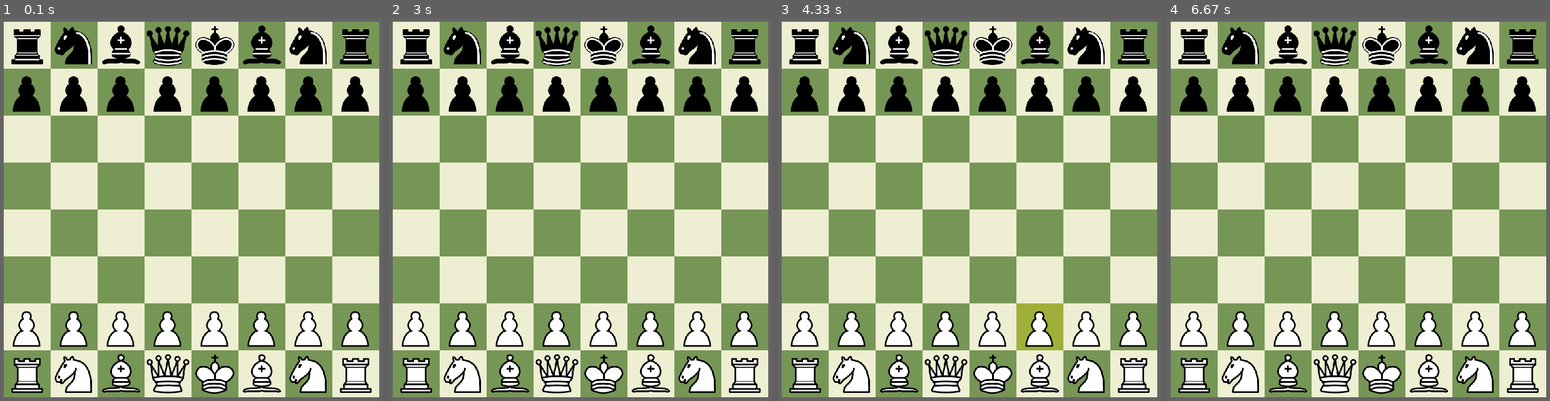
Above: before the commit, frames 1-4 (left to right).
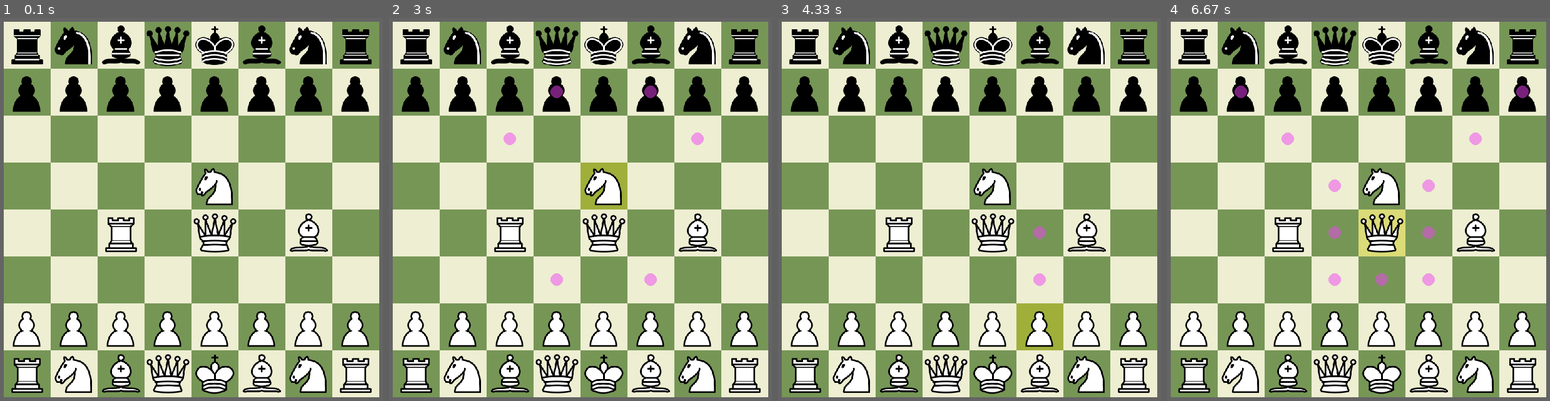
Above: after the commit, the same moments.

Repository: Cian-R/PyProjects
Game: pygame game, started from ChessGame/ChessObj.py
Two runs of this game, one before a commit and one after it. Both use one fixed random seed, a clock stepped at 60 frames per second and the inputs below.
Inputs (mouse positions are in pixels of both pictures, inside the frame that each line leads up to):
- Up to frame 1 (0.1 s): no input
- Up to frame 2 (3 s): press the mouse at (488, 213) at 0.37 s; move the mouse to (553, 255) at 0.47 s; release the mouse at (618, 297) at 0.6 s; click (722, 347) at 0.72 s; click (480, 67) at 1.08 s; click (580, 255) at 1.55 s; click (519, 83) at 1.88 s; click (703, 201) at 2.22 s; click (461, 79) at 2.55 s; click (595, 194) at 2.92 s
- Up to frame 3 (4.33 s): click (1072, 251) at 3.22 s; click (1049, 159) at 3.55 s; click (992, 316) at 3.88 s; click (1038, 339) at 4.22 s
- Up to frame 4 (6.67 s): click (1281, 270) at 4.55 s; click (1373, 312) at 4.88 s; click (1262, 171) at 5.22 s; click (1251, 71) at 5.55 s; click (1304, 355) at 5.88 s; click (1316, 263) at 6.22 s; click (1381, 240) at 6.55 s

The runs differ from the first frame. In frame 1, 2.4% of the frame differs, in the area x 27-86%, y 39-62%; in frame 2, 3.7%; in frame 3, 2.5%; in frame 4, 4.1%, in the area x 17-95%, y 17-70%.

Commit message:
Added func for piece movement potential.

Diff:
--- a/ChessGame/ChessObj.py
+++ b/ChessGame/ChessObj.py
@@ -1,6 +1,6 @@
 import pygame
 from chess_classes import Spritesheet, Square, Piece
-from chess_data import bg_colour
+from chess_data import bg_colour, directions, knight_directions
 
 
 def fill_board(board_list):
@@ -29,7 +29,83 @@
     board_list[6][7].set_piece(Piece('wknig', spritesheet.parse_sprite('wknig')))
     board_list[7][7].set_piece(Piece('wrook', spritesheet.parse_sprite('wrook')))
 
+    board_list[2][4].set_piece(Piece('wrook', spritesheet.parse_sprite('wrook')))
+    board_list[4][4].set_piece(Piece('wquee', spritesheet.parse_sprite('wquee')))
+    board_list[4][3].set_piece(Piece('wknig', spritesheet.parse_sprite('wknig')))
+    board_list[6][4].set_piece(Piece('wbish', spritesheet.parse_sprite('wbish')))
+
     return board_list
+
+
+def collision_check(board_list, x, y):
+    pass
+
+
+def rec_add_squares(board_state, x, y, direction, colour, collected):
+    print("Recursion Start:", x, y, direction, colour, collected)
+    xmod, ymod = directions[direction]
+    print(xmod, ymod)
+    x += xmod
+    y += ymod
+    print(x, y)
+    if (x < 0) or (x > 7) or (y < 0) or (y > 7):
+        print("EDGEEEEE")
+        return collected
+    elif board_state[x][y].piece:
+        print("Piece")
+        if board_state[x][y].piece.get_name()[0] != colour:
+            print("enemy!")
+            collected.append(board_state[x][y])
+        return collected
+    else:
+        print("Recursion End:", x, y, direction)
+        collected.append(board_state[x][y])
+        collected = rec_add_squares(board_state, x, y, direction, colour, collected)
+        return collected
+
+
+def get_moves(game_board, origin, piece_type):
+    print("==================Getting moves...", piece_type)
+    x, y = origin
+    response = []
+    if piece_type == 'wpawn':
+        print("wpawn")
+        if y == 6:
+            response.append(game_board[x][y-2])
+        response.append(game_board[x][y-1])
+    elif piece_type[1:] == "bish":
+        print("bish")
+        response += rec_add_squares(game_board, x, y, "upleft", piece_type[0], [])
+        response += rec_add_squares(game_board, x, y, "upright", piece_type[0], [])
+        response += rec_add_squares(game_board, x, y, "downleft", piece_type[0], [])
+        response += rec_add_squares(game_board, x, y, "downright", piece_type[0], [])
+    elif piece_type[1:] == "rook":
+        print("rook")
+        response += rec_add_squares(game_board, x, y, "up", piece_type[0], [])
+        response += rec_add_squares(game_board, x, y, "down", piece_type[0], [])
+        response += rec_add_squares(game_board, x, y, "left", piece_type[0], [])
+        response += rec_add_squares(game_board, x, y, "right", piece_type[0], [])
+    elif piece_type[1:] == "quee":
+        print("quee")
+        for key in directions:
+            response += rec_add_squares(game_board, x, y, key, piece_type[0], [])
+    elif piece_type[1:] == "knig":
+        print("knig")
+        for key in knight_directions:
+            xmod, ymod = knight_directions[key]
+            tempx = x + xmod
+            tempy = y + ymod
+            if (tempx < 0) or (tempx > 7) or (tempy < 0) or (tempy > 7):
+                pass
+            elif game_board[tempx][tempy].piece:
+                print("Piece")
+                if game_board[tempx][tempy].piece.get_name()[0] != piece_type[0]:
+                    print("enemy!")
+                    response.append(game_board[tempx][tempy])
+            else:
+                response.append(game_board[tempx][tempy])
+    for e in response: print(e)
+    return response
 
 
 pygame.init()
@@ -54,6 +130,7 @@
 
 # /////////////////////////////////////////////////////// Main ///////////////////////////////////////////////////////
 selected_square = None
+potential_squares = []
 dragging_piece = None
 mousedown = False
 while True:
@@ -63,36 +140,47 @@
 
     # =========================================================
     mouse = pygame.mouse.get_pos()
-    if (10 < mouse[0] < 610) and (10 < mouse[1] < 610):  # If mouse within the board boundary...
-        click = pygame.mouse.get_pressed()
+    if (10 < mouse[0] < 610) and (10 < mouse[1] < 610):  # If mouse on the board...
+        click = pygame.mouse.get_pressed(3)[0]  # Get state of Mouse1
         target_square = board[int((mouse[0] - 10) / 75)][int((mouse[1] - 10) / 75)]
 
-        if not click[0]:  # If mouse1 is up
+        if not click:  # If mouse1 is up
             if mousedown and selected_square:  # If unclicking...
                 selected_square.set_piece(dragging_piece)
                 dragging_piece = None
             mousedown = False
 
-        if click[0] and (not mousedown):  # If mouse1 is clicked down
+        if click and (not mousedown):  # If mouse1 is clicked down
             mousedown = True
             if target_square.piece:
-                if selected_square: selected_square.highlighted = False
+                if selected_square: selected_square.set_highlight(False)
                 selected_square = target_square
-                selected_square.highlighted = True
+                selected_square.set_highlight(True)
                 dragging_piece = selected_square.piece
+                potential_squares = get_moves(board, selected_square.get_coords(),
+                                              selected_square.piece.get_name())
                 selected_square.set_piece(None)
             else:
-                if selected_square: selected_square.highlighted = False
+                if selected_square: selected_square.set_highlight(False)
                 selected_square = None
+                potential_squares = []
+
+            print(potential_squares)
+
+    # =========================================================
+
 
     # ==================== GRAPHICS DRAWING ====================
     win.fill(bg_colour)
     for row in board:
-        for square in row:
-            square.draw(win)
+        for squareObj in row:
+            squareObj.set_marked(False)
+            if squareObj in potential_squares:
+                squareObj.set_marked(True)
+            squareObj.draw(win)
     if dragging_piece:
         dragging_piece.draw(win, mouse[0]-35, mouse[1]-37)
     # =========================================================
 
     pygame.display.update()
-    clock.tick(30)
+    clock.tick(60)
--- a/ChessGame/chess_classes.py
+++ b/ChessGame/chess_classes.py
@@ -1,8 +1,6 @@
 import pygame
 import json
-
-whiteSq = (238, 238, 210)
-blackSq = (118, 150, 86)
+from chess_data import blackSq, whiteSq
 
 
 class Square:
@@ -15,10 +13,11 @@
         self.coords = coords
         self.truepos = [10 + (coords[0] * 75), 10 + (coords[1] * 75)]
         self.highlighted = False
+        self.marked = False
 
     def __str__(self):
         if self.piece:
-            return f"<<Square - {self.piece.name}>> {str(self.piece)} {str(self.coords)}"
+            return f"<<Square - {self.piece.get_name}>> {str(self.piece)} {str(self.coords)}"
         else:
             return f"<<Square>> {str(self.piece)} {str(self.coords)}"
 
@@ -36,8 +35,24 @@
         if self.piece:
             self.piece.draw(surf, self.truepos[0], self.truepos[1])
 
+        if self.marked:
+            marker = pygame.Surface((75, 75), pygame.SRCALPHA, 32)
+            marker.set_alpha(128)
+            pygame.draw.circle(marker, (239, 66, 245), (37, 37), 10)
+            surf.blit(marker, (self.truepos[0], self.truepos[1]))
+
+
+    def set_highlight(self, bool_value):
+        self.highlighted = bool_value
+
+    def set_marked(self, bool_value):
+        self.marked = bool_value
+
     def set_piece(self, piece_object):
         self.piece = piece_object
+
+    def get_coords(self):
+        return self.coords
 
 
 class Piece:
@@ -48,6 +63,9 @@
 
     def draw(self, surf, x, y):
         surf.blit(self.image, (x, y))
+
+    def get_name(self):
+        return self.name
 
 
 class Spritesheet:
@@ -67,6 +85,6 @@
         return image
 
     def get_sprite(self, x, y, w, h):
-        sprite = pygame.Surface((w, h), pygame.SRCALPHA, 32)  # Honestly not sure why this works, but it does.
+        sprite = pygame.Surface((w, h), pygame.SRCALPHA, 32)
         sprite.blit(self.sprite_sheet, (0, 0), (x, y, w, h))
         return sprite
--- a/ChessGame/chess_data.py
+++ b/ChessGame/chess_data.py
@@ -2,10 +2,36 @@
 
 # pygame.init()
 pygame.font.init()
-fonts = {
+fonts = {  # Potential future use in a UI
     "titlefont": pygame.font.SysFont('lucidaconsole', 70),
     "selecfont": pygame.font.SysFont('lucidaconsole', 20),
     "bfont": pygame.font.SysFont('lucidaconsole', 40)
 }
 
+directions = {
+    "up": [0, -1],
+    "down": [0, 1],
+    "left": [-1, 0],
+    "right": [1, 0],
+    "upleft": [-1, -1],
+    "upright": [1, -1],
+    "downleft": [-1, 1],
+    "downright": [1, 1],
+}
+knight_directions = {
+    "ul": [-2, -1],
+    "ur": [-2, 1],
+    "dl": [2, -1],
+    "dr": [2, 1],
+    "lu": [-1, -2],
+    "ld": [1, -2],
+    "ru": [-1, 2],
+    "rd": [1, 2],
+}
+
 bg_colour = (100, 100, 100)
+
+whiteSq = (238, 238, 210)
+blackSq = (118, 150, 86)
+
+square_sizes = [75, 100, 150]  # For future use, potential for multiple window sizes. Look into spritesheet scaling.
